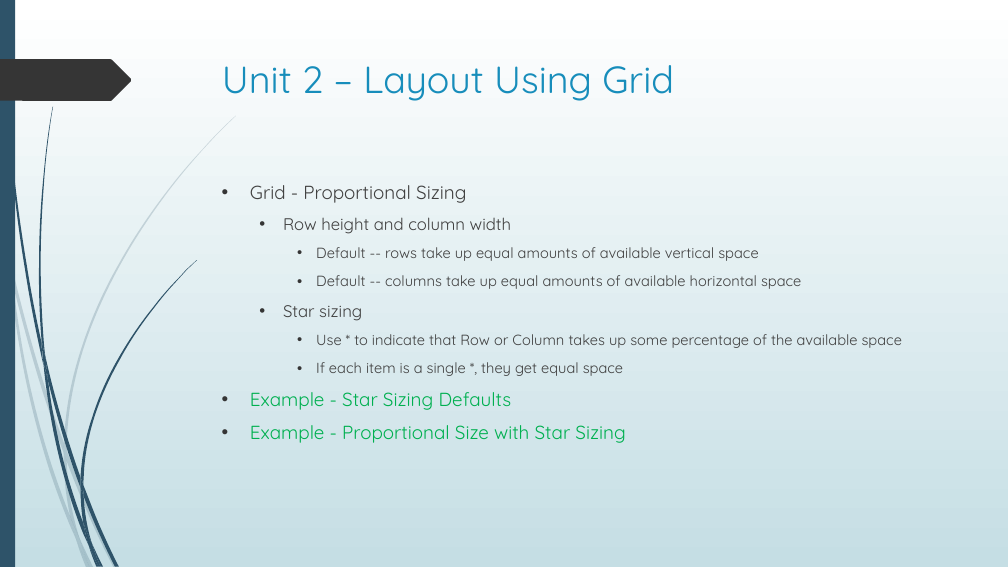
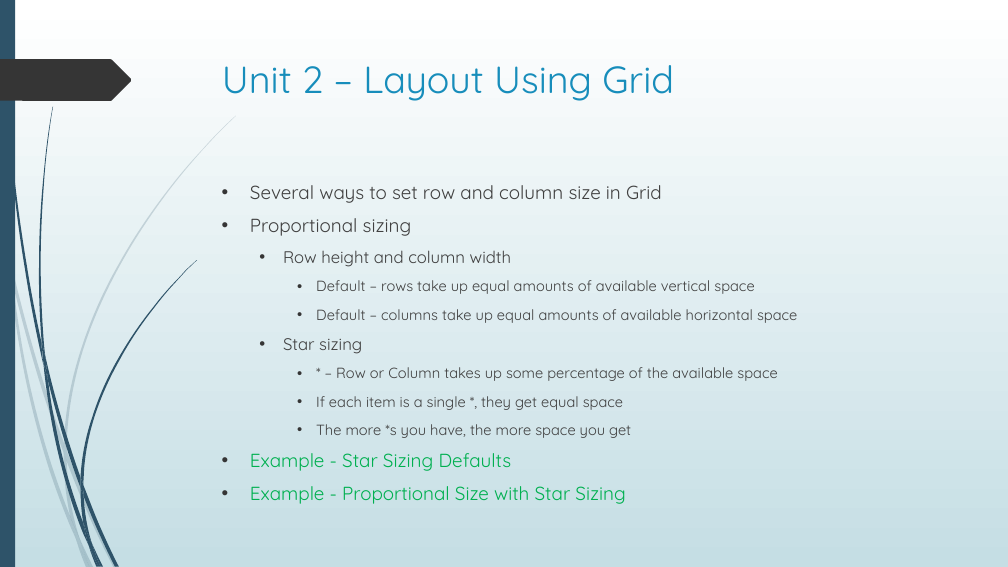
Before and after one commit to seanpsexton/wpf-workshop-solutions, a slide deck: slide 12 of WPF-Workshop-Sexton-Oct2023.pptx. Drawn at 1008x567 pixels with LibreOffice and Linux fonts; fonts in the diff are those of the drawing. Boxes give left, top, right and bottom in pixels: in the first picture for what was removed or moved away, otherwise in the second. Text is boxed around its words. In the diff, an @@ line names an element or a change of style, - is before the commit and + after.

Commit message:
Edit PPT for wording

```diff
--- a/WPF-Workshop-Sexton-Oct2023.pptx
+++ b/WPF-Workshop-Sexton-Oct2023.pptx
@@ text at <box>250,185,662,236</box>: text changed @@
-• Grid - Proportional Sizing
+• Several ways to set row and column size in Grid
+• Proportional sizing
@@ text at <box>316,280,797,323</box>: text changed @@
-    • Default -- rows take up equal amounts of available vertical space
-    • Default -- columns take up equal amounts of available horizontal space
+    • Default – rows take up equal amounts of available vertical space
+    • Default – columns take up equal amounts of available horizontal space
@@ text at <box>336,367,777,381</box>: text changed @@
-    • Use * to indicate that Row or Column takes up some percentage of the available space
+    • * – Row or Column takes up some percentage of the available space
@@ text at <box>316,424,631,438</box>: paragraph added @@
+    • The more *s you have, the more space you get
```
Also in this commit, not shown: 50 other slides changed.
